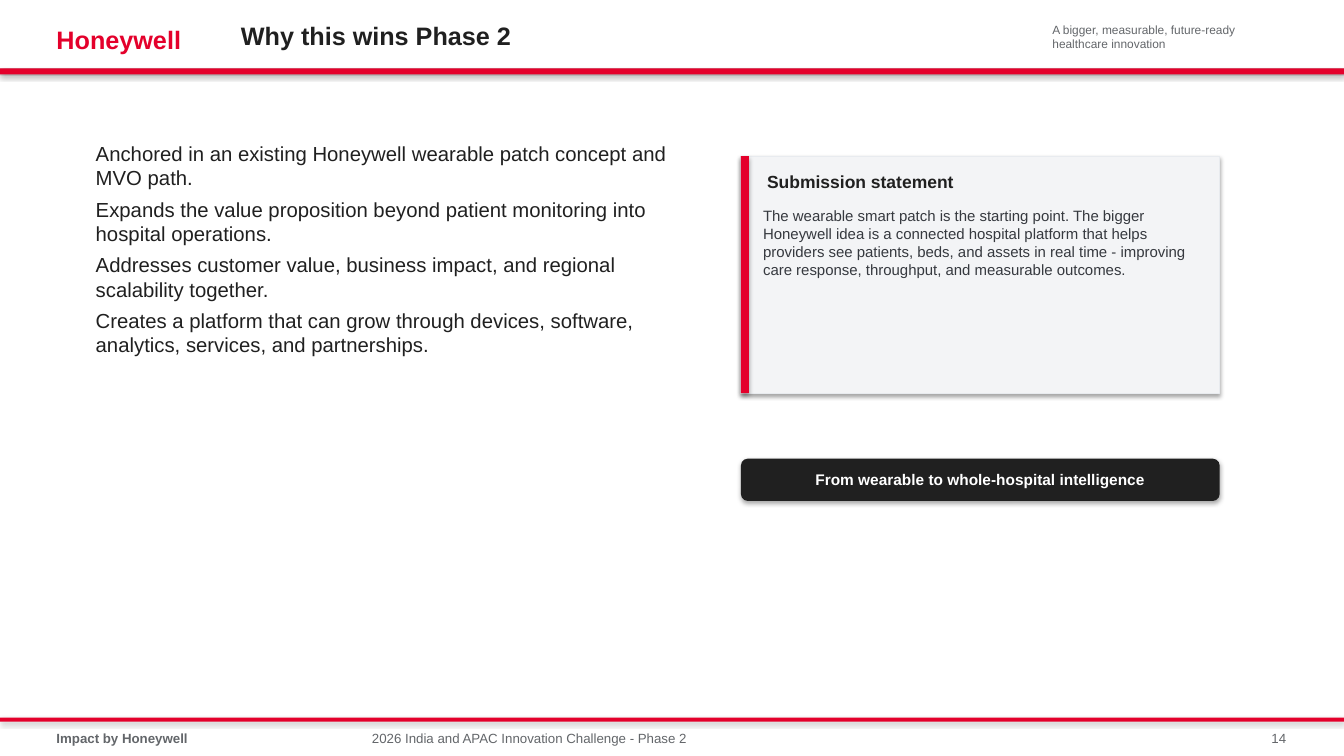
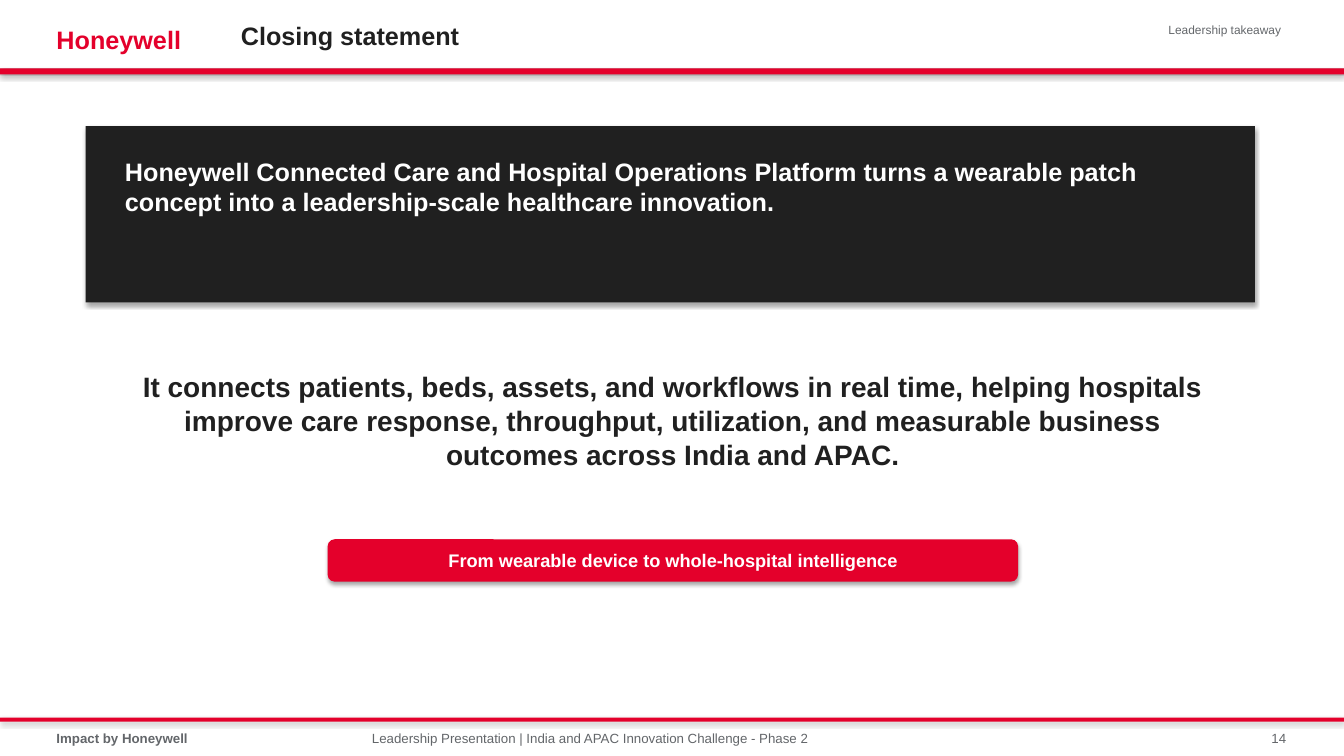
Before and after one commit to shyamnexus/HON_WSP_Innovation_Challenge, a slide deck: slide 14 of India_APAC_Innovation_Challenge_Phase2_Connected_Care_Platform.pptx. Drawn at 1344x756 pixels with LibreOffice and Linux fonts; fonts in the diff are those of the drawing. Boxes give left, top, right and bottom in pixels: in the first picture for what was removed or moved away, otherwise in the second. Text is boxed around its words. In the diff, an @@ line names an element or a change of style, - is before the commit and + after.

```diff
--- a/India_APAC_Innovation_Challenge_Phase2_Connected_Care_Platform.pptx
+++ b/India_APAC_Innovation_Challenge_Phase2_Connected_Care_Platform.pptx
@@ text at (x1=241, y1=26, x2=459, y2=51): text changed @@
-Why this wins Phase 2
+Closing statement
@@ text at (x1=1168, y1=25, x2=1281, y2=36): text changed @@
-A bigger, measurable, future-ready healthcare innovation
+Leadership takeaway
@@ rectangle added at (x1=86, y1=126, x2=1255, y2=302), fill #202020 @@
@@ text removed at (x1=96, y1=146, x2=666, y2=357) @@
-Anchored in an existing Honeywell wearable patch concept and MVO path.
-Expands the value proposition beyond patient monitoring into hospital operations.
-Addresses customer value, business impact, and regional scalability together.
-Creates a platform that can grow through devices, software, analytics, services, and partnerships.
@@ text added at (x1=125, y1=162, x2=1136, y2=217), 18 pt, text #FFFFFF, bold @@
+Honeywell Connected Care and Hospital Operations Platform turns a wearable patch concept into a leadership-scale healthcare innovation.
@@ rectangle removed at (x1=741, y1=156, x2=1220, y2=393) @@
@@ rectangle removed at (x1=741, y1=156, x2=749, y2=393) @@
@@ text removed at (x1=767, y1=175, x2=954, y2=188) @@
-Submission statement
@@ text removed at (x1=763, y1=210, x2=1186, y2=278) @@
-The wearable smart patch is the starting point. The bigger Honeywell idea is a connected hospital platform that helps providers see patients, beds, and assets in real time - improving care response, throughput, and measurable outcomes.
@@ text added at (x1=143, y1=376, x2=1201, y2=466), 20 pt, text #202020, bold @@
+It connects patients, beds, assets, and workflows in real time, helping hospitals improve care response, throughput, utilization, and measurable business outcomes across India and APAC.
@@ rounded rectangle "From wearable device to whole-hospital ..." resized from (x1=741, y1=459, x2=1220, y2=501) to (x1=328, y1=539, x2=1018, y2=582) @@
@@ rounded rectangle "From wearable device to whole-hospital ..." at (x1=328, y1=539, x2=1018, y2=582): fill #202020 to #E4002B @@
@@ text in rounded rectangle at (x1=448, y1=553, x2=898, y2=571): text changed; size 11 to 13 pt @@
-From wearable to whole-hospital intelligence
+From wearable device to whole-hospital intelligence
@@ text at (x1=372, y1=733, x2=808, y2=746): text changed @@
-2026 India and APAC Innovation Challenge - Phase 2
+Leadership Presentation | India and APAC Innovation Challenge - Phase 2
```
Also in this commit, not shown: 8 other slides changed, 5 slides added, 5 slides removed, 1 other file.
